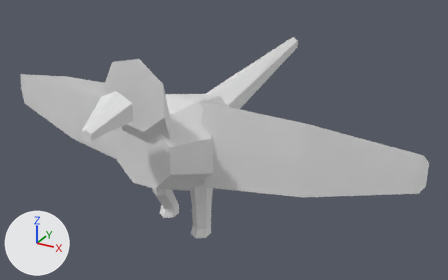
Before and after pictures for a commit that changed the OBJ model data/animals/papagaio/walk/0.obj.
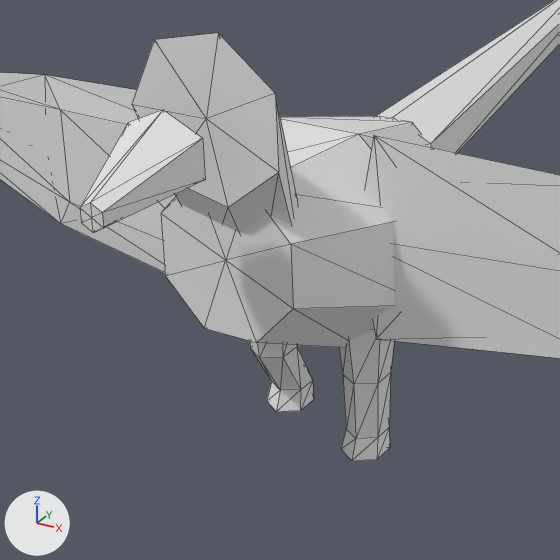
There are two pictures of each version: one whole from a 50 mm lens placed at (0.687, -1.048, 0.767), pointed at (0.027, 0.152, 0.167), one close up on the part from 11% to 63% of the width and 16% to 100% of the height. Lighting does not change. The marker at lower left points along +X, +Y and +Z. The older version's two pictures come first. The close-ups show mesh edges as thin lines. Where no turn or scale is listed for an object, it has been applied to the vertices.

The scene before the commit, as lines of its bpy script (objects in view):
```python
me_papagaio_walk_0 = bpy.data.meshes.new('papagaio_walk_0')
me_papagaio_walk_0.from_pydata(...)  # 156 vertices, 280 faces; spans x -0.521..0.519, y -0.296..0.624, z 0.0..0.445
ob_papagaio_walk_0 = bpy.data.objects.new('papagaio_walk_0', me_papagaio_walk_0)
ob_papagaio_walk_0.location = (0.0, 0.0, 0.0)
```
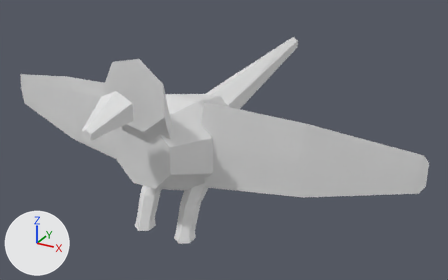
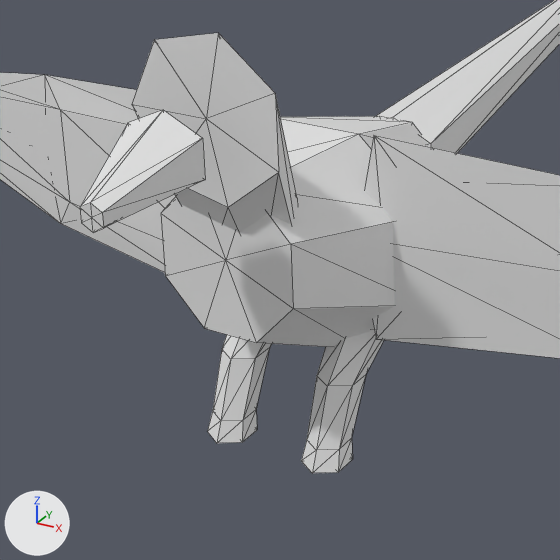
The newer file is also turned or shifted as a whole; pictures and numbers use the older file's frame.

Boxes [x1, y1, x2, y2] around the edits, measured in the close-ups (560 x 560 px; the box of a moved part takes in the faces that stretch with it):
'papagaio_walk_0', reshaped
    before: [0, 0, 560, 461]
    after: [0, 0, 560, 473]
part 1 of me_papagaio_walk_0, moved or reshaped
    before: [267, 380, 314, 412]
    after: [207, 410, 257, 443]
part 2 of me_papagaio_walk_0, moved or reshaped
    before: [341, 428, 390, 461]
    after: [301, 438, 352, 473]
part 3 of me_papagaio_walk_0, moved or reshaped
    before: [249, 330, 394, 439]
    after: [213, 330, 384, 450]

Edits to the bpy script that builds the scene:
```text
Change me_papagaio_walk_0:
    used by ob_papagaio_walk_0; location = (0.0, 0.0, 0.0)
    remove me_papagaio_walk_0.from_pydata(...)  # 156 vertices, 280 faces; spans x -0.521..0.519, y -0.296..0.624, z 0.0..0.445
    add me_papagaio_walk_0.from_pydata(...)  # 156 vertices, 280 faces; spans x -0.521..0.519, y -0.296..0.624, z 0.025..0.445
    me_papagaio_walk_0 part 1: all 13 vertices in x -0.073..-0.033, y 0.0..0.052, z 0.008..0.028 are moved by (0.0, -0.098, 0.017)
    me_papagaio_walk_0 part 2: all 13 vertices in x 0.033..0.073, y -0.03..0.022, z 0.0..0.02 are moved by (0.0, -0.068, 0.025)
    me_papagaio_walk_0 part 3: all 12 vertices in x -0.072..0.072, y -0.024..0.024, z 0.08 are moved by (0.0, -0.045, 0.02)
```
